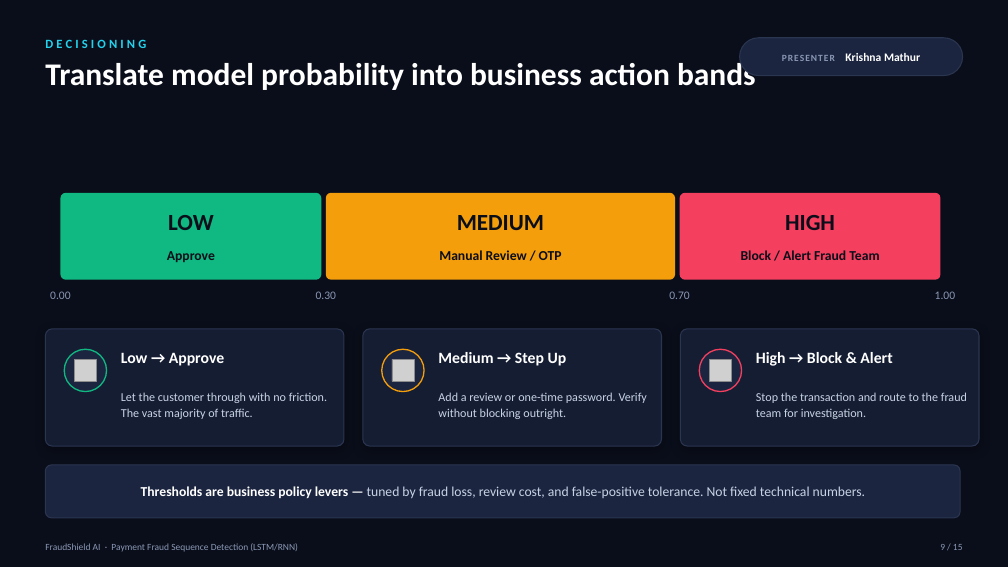
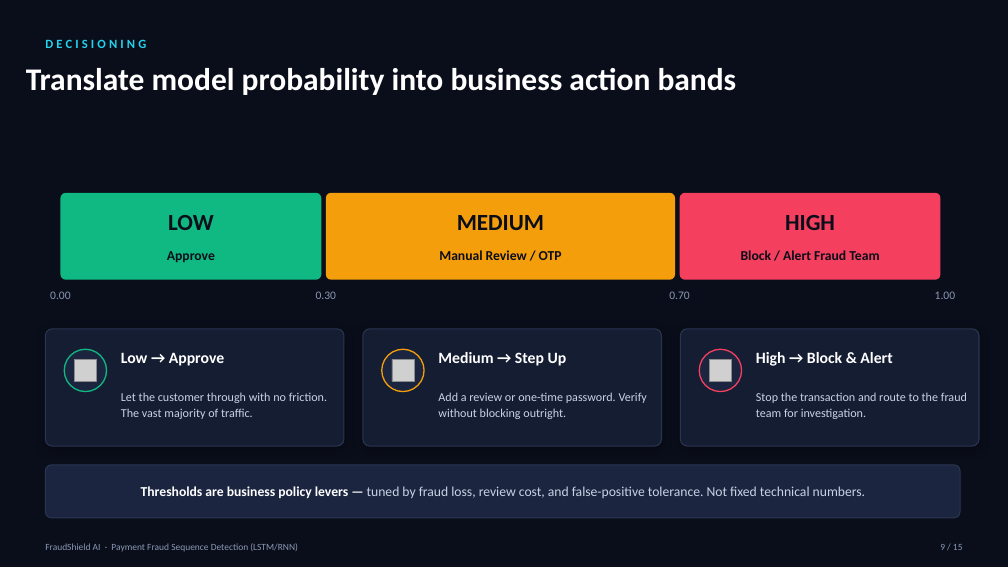
Before and after one commit to krish2105/FraudShield-AI-Deep-Learning-, a slide deck: slide 9 of FraudShield_AI_LSTM_DL_Project.pptx. Drawn at 1008x567 pixels with LibreOffice and Linux fonts; fonts in the diff are those of the drawing; grey boxes stand for pictures. Boxes give left, top, right and bottom in pixels: in the first picture for what was removed or moved away, otherwise in the second. Text is boxed around its words. In the diff, an @@ line names an element or a change of style, - is before the commit and + after.

```diff
--- a/FraudShield_AI_LSTM_DL_Project.pptx
+++ b/FraudShield_AI_LSTM_DL_Project.pptx
@@ text "Translate model probability into business ..." rewrapped from (45,59,756,90) to (26,68,737,95) @@
@@ rounded rectangle removed at (740,38,963,76) @@
@@ text removed at (782,53,920,61) @@
-PRESENTER Krishna Mathur
```
Also in this commit, not shown: 13 other slides changed, 2 other files.
